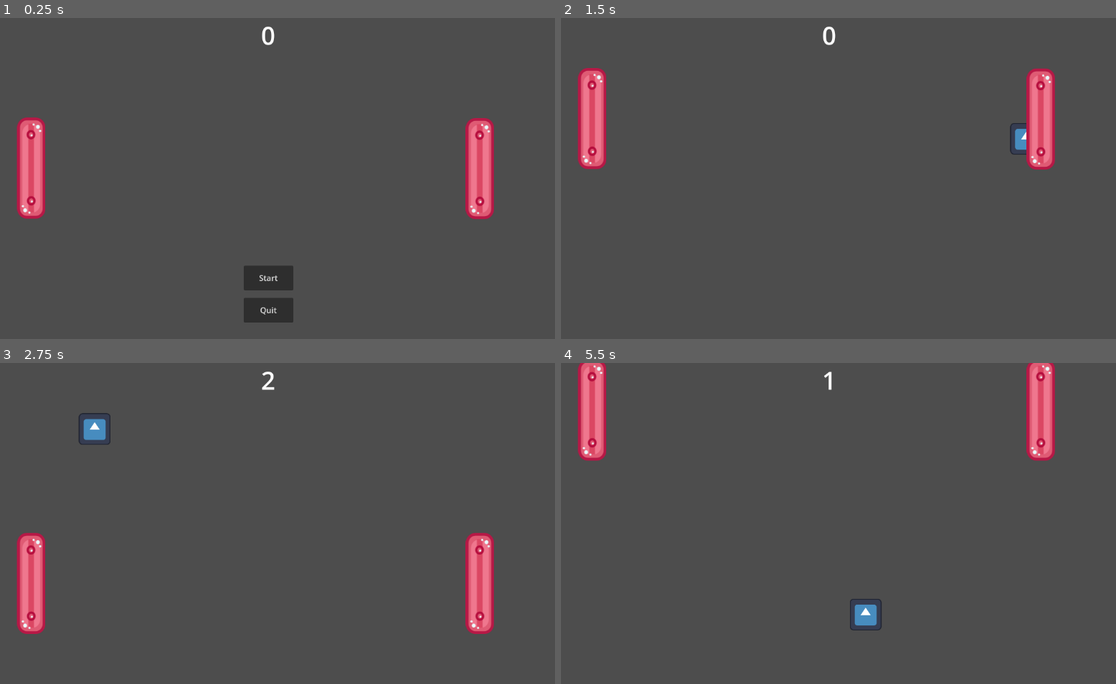
Above: before the commit, frames 1-4 (two rows, left to right).
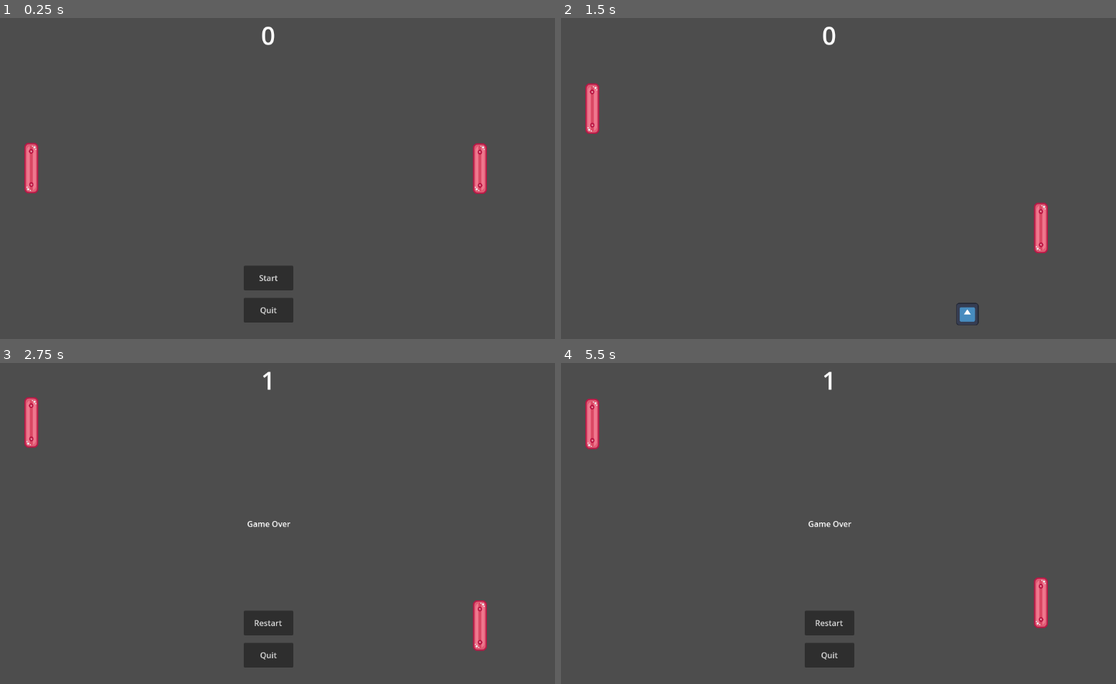
Above: after the commit, the same moments.

Repository: Anumberix/Godot-Pong
Game: Godot game, scene res://main.tscn
The game is run twice, just before and just after one commit, with the same random seed, the same clock (stepped at 60 frames per second) and the same inputs. The engine's default icon, where the game draws it, is replaced by a stand-in: a white triangle on a blue panel in a dark square.
Inputs (mouse positions are in pixels of both pictures, inside the frame that each line leads up to):
- Up to frame 1 (0.25 s): no input
- Up to frame 2 (1.5 s): click "Start" at 0.5 s; hold W (up) from 1.28 s (still down)
- Up to frame 3 (2.75 s): release W (up) at 2.03 s; hold S (down) from 2.03 s (still down)
- Up to frame 4 (5.5 s): release S (down) at 2.75 s; click (827, 623) at 2.75 s, where only the run after the commit has a clickable "Restart"; click (827, 623) at 3.5 s, where only the run before the commit has a clickable "Restart"; click (827, 623) at 4.25 s, where only the run before the commit has a clickable "Start"; hold W (up) from 5.03 s (still down)

The runs differ from the first frame. In frame 1, 2.8% of the frame differs, in the area x 2-90%, y 30-63%; in frame 2, 3.8%; in frame 3, 5.4%, in the area x 2-90%, y 2-95%; in frame 4, 5.1%.

Commit message:
change controls, increase difficulty, fix collisions

Diff:
--- a/Player.gd
+++ b/Player.gd
@@ -16,10 +16,10 @@
 	if (game_running):
 		move_local_y(verticalInput * delta * speed)
 
-	if (position.y > 550):
-		position.y = 550
-	if (position.y < 95):
-		position.y = 95
+	if (position.y > 600):
+		position.y = 600
+	if (position.y < 50):
+		position.y = 50
 
 
 func _on_ball_game_over():
--- a/ball.gd
+++ b/ball.gd
@@ -9,9 +9,10 @@
 func _ready():
 	hide()
 	startPos = position
-	speed = randi_range(200, 600)
+	speed = randi_range(400, 600)
 	angle = randf_range(-0.9,0.9)
-	pass
+	while (angle > -0.2 && angle < 0.2):
+		angle = randf_range(-0.9,0.9)
 
 func _process(delta):
 	if ((position.x > get_viewport_rect().size.x || position.x < 0) && !game_over_bool):
@@ -29,7 +30,7 @@
 
 
 func _on_speed_increase_timer_timeout():
-	linear_velocity *= 1.01
+	linear_velocity *= 1.02
 
 
 #func _on_visible_on_screen_notifier_2d_screen_exited():
--- a/ball.tscn
+++ b/ball.tscn
@@ -18,18 +18,14 @@
 script = ExtResource("1_8o21f")
 
 [node name="CollisionShape2D" type="CollisionShape2D" parent="."]
+scale = Vector2(0.35, 0.35)
 shape = SubResource("CircleShape2D_0rtxd")
 
 [node name="Sprite2D" type="Sprite2D" parent="."]
-scale = Vector2(0.5, 0.5)
+scale = Vector2(0.35, 0.35)
 texture = ExtResource("1_mkb0q")
 
 [node name="SpeedIncreaseTimer" type="Timer" parent="."]
 autostart = true
 
-[node name="VisibleOnScreenNotifier2D" type="VisibleOnScreenNotifier2D" parent="."]
-position = Vector2(-9.17912e-06, 4.97699e-06)
-scale = Vector2(3, 3.1)
-
 [connection signal="timeout" from="SpeedIncreaseTimer" to="." method="_on_speed_increase_timer_timeout"]
-[connection signal="screen_exited" from="VisibleOnScreenNotifier2D" to="." method="_on_visible_on_screen_notifier_2d_screen_exited"]
--- a/main.tscn
+++ b/main.tscn
@@ -5,7 +5,7 @@
 [ext_resource type="PackedScene" uid="uid://d4c64xkt5edlu" path="res://hud.tscn" id="3_nscir"]
 
 [sub_resource type="RectangleShape2D" id="RectangleShape2D_4cswl"]
-size = Vector2(191.071, 20)
+size = Vector2(191.071, 67.0001)
 
 [node name="Main" type="Node"]
 
@@ -13,6 +13,7 @@
 
 [node name="Player" parent="." instance=ExtResource("2_umwcb")]
 position = Vector2(1001, 304)
+scale = Vector2(-1, -1)
 
 [node name="Player2" parent="." instance=ExtResource("2_umwcb")]
 position = Vector2(99, 303)
@@ -22,7 +23,7 @@
 scale = Vector2(3.4, 1)
 
 [node name="CollisionShape2D" type="CollisionShape2D" parent="Floor"]
-position = Vector2(5.14703, 0)
+position = Vector2(4.41177, 22)
 scale = Vector2(1.81176, 1)
 shape = SubResource("RectangleShape2D_4cswl")
 
@@ -31,7 +32,7 @@
 scale = Vector2(3.4, 1)
 
 [node name="CollisionShape2D" type="CollisionShape2D" parent="Floor2"]
-position = Vector2(5.14703, 0)
+position = Vector2(5.14702, -23.5)
 scale = Vector2(1.81176, 1)
 shape = SubResource("RectangleShape2D_4cswl")
 
--- a/player.tscn
+++ b/player.tscn
@@ -7,7 +7,7 @@
 friction = 0.0
 
 [sub_resource type="RectangleShape2D" id="RectangleShape2D_8u4m5"]
-size = Vector2(20, 197)
+size = Vector2(33, 102)
 
 [node name="Player" type="RigidBody2D"]
 physics_material_override = SubResource("PhysicsMaterial_6jvj4")
@@ -16,12 +16,14 @@
 freeze = true
 linear_damp_mode = 1
 script = ExtResource("1_y88xs")
-speed = 500.0
+speed = 600.0
 
 [node name="CollisionShape2D" type="CollisionShape2D" parent="."]
-position = Vector2(0, -0.5)
+position = Vector2(-5.5, 0)
 shape = SubResource("RectangleShape2D_8u4m5")
 
 [node name="Sprite2D" type="Sprite2D" parent="."]
+position = Vector2(0, -3.8147e-06)
 rotation = 1.5708
+scale = Vector2(0.502792, 0.502792)
 texture = ExtResource("2_irubj")
--- a/project.godot
+++ b/project.godot
@@ -24,10 +24,12 @@
 up={
 "deadzone": 0.5,
 "events": [Object(InputEventKey,"resource_local_to_scene":false,"resource_name":"","device":-1,"window_id":0,"alt_pressed":false,"shift_pressed":false,"ctrl_pressed":false,"meta_pressed":false,"pressed":false,"keycode":0,"physical_keycode":87,"key_label":0,"unicode":119,"echo":false,"script":null)
+, Object(InputEventKey,"resource_local_to_scene":false,"resource_name":"","device":-1,"window_id":0,"alt_pressed":false,"shift_pressed":false,"ctrl_pressed":false,"meta_pressed":false,"pressed":false,"keycode":0,"physical_keycode":4194320,"key_label":0,"unicode":0,"echo":false,"script":null)
 ]
 }
 down={
 "deadzone": 0.5,
 "events": [Object(InputEventKey,"resource_local_to_scene":false,"resource_name":"","device":-1,"window_id":0,"alt_pressed":false,"shift_pressed":false,"ctrl_pressed":false,"meta_pressed":false,"pressed":false,"keycode":0,"physical_keycode":83,"key_label":0,"unicode":115,"echo":false,"script":null)
+, Object(InputEventKey,"resource_local_to_scene":false,"resource_name":"","device":-1,"window_id":0,"alt_pressed":false,"shift_pressed":false,"ctrl_pressed":false,"meta_pressed":false,"pressed":false,"keycode":0,"physical_keycode":4194322,"key_label":0,"unicode":0,"echo":false,"script":null)
 ]
 }
